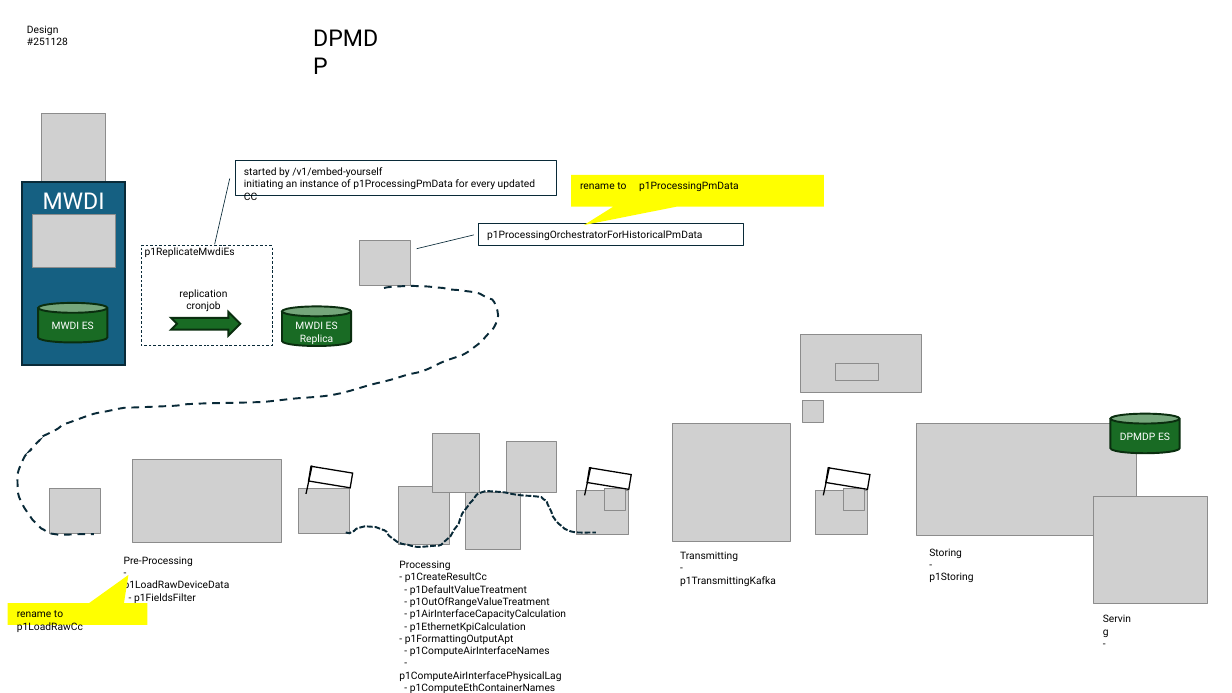
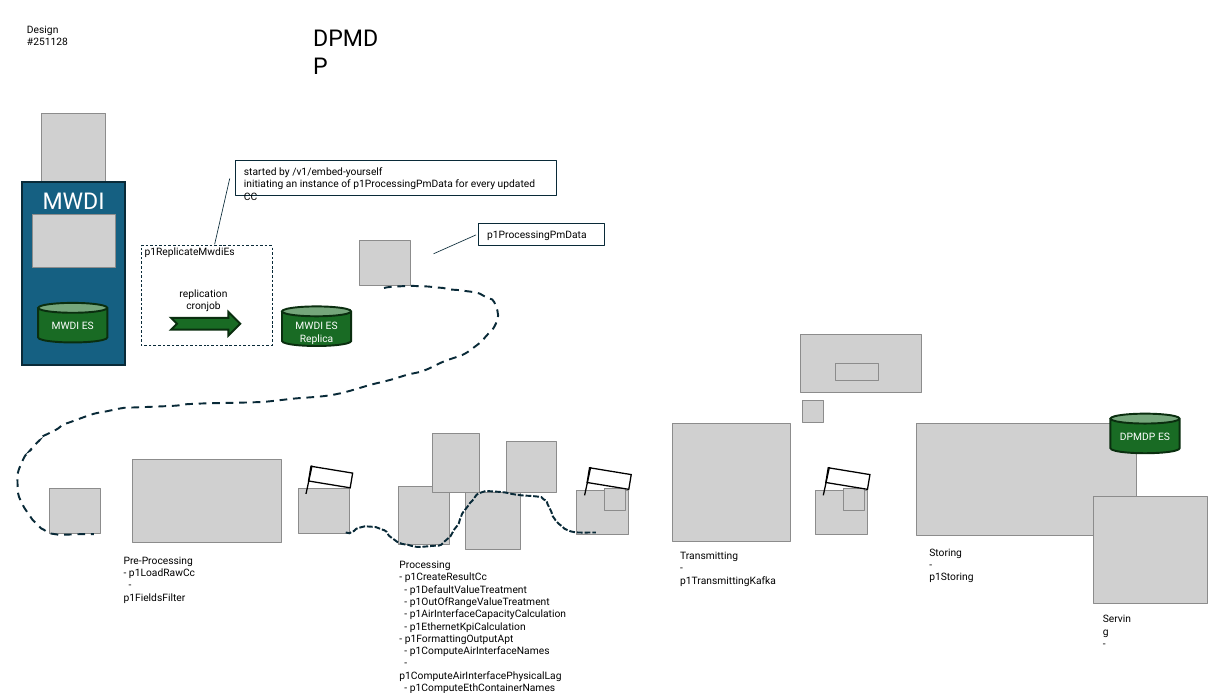
Before and after one commit to openBackhaul/DevicePerformanceManagementDataProcessor, a slide deck: slide 1 of spec/diagrams/hl_process.pptx. Drawn at 1232x693 pixels with LibreOffice and Linux fonts; fonts in the diff are those of the drawing; grey boxes stand for pictures; background and template pictures are left out. Boxes give left, top, right and bottom in pixels: in the first picture for what was removed or moved away, otherwise in the second. Text is boxed around its words. In the diff, an @@ line names an element or a change of style, - is before the commit and + after.

Commit message:
Rename p1LoadRawDeviceData to p1LoadRawCc

```diff
--- a/spec/diagrams/hl_process.pptx
+++ b/spec/diagrams/hl_process.pptx
@@ speech box removed at (x1=571, y1=175, x2=824, y2=206) @@
-rename to p1ProcessingPmData
@@ border callout "p1ProcessingPmData" resized from (x1=478, y1=224, x2=743, y2=246) to (x1=478, y1=224, x2=604, y2=246) @@
@@ border callout "p1ProcessingPmData" at (x1=478, y1=224, x2=604, y2=246): proportions changed @@
@@ text in border callout at (x1=487, y1=230, x2=587, y2=240): text changed @@
-p1ProcessingOrchestratorForHistoricalPmData
+p1ProcessingPmData
@@ text at (x1=129, y1=568, x2=195, y2=578): text changed @@
-- p1LoadRawDeviceData
+- p1LoadRawCc
@@ speech box removed at (x1=7, y1=604, x2=147, y2=626) @@
-rename to p1LoadRawCc
```
Also in this commit, not shown: 13 other files.
